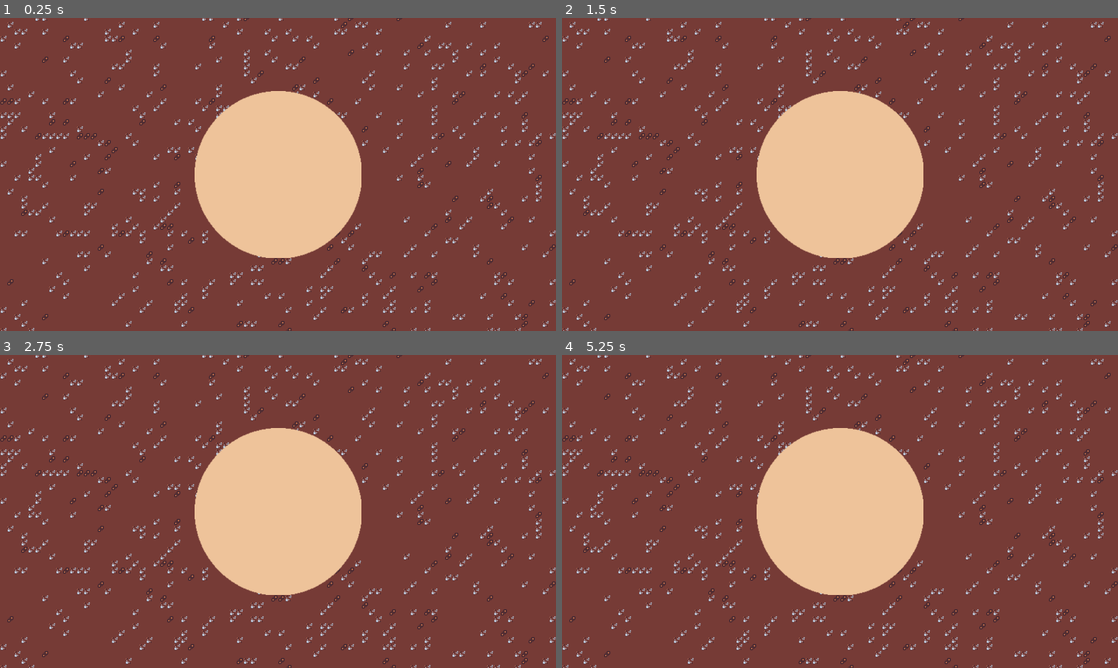
Above: before the commit, frames 1-4 (two rows, left to right).
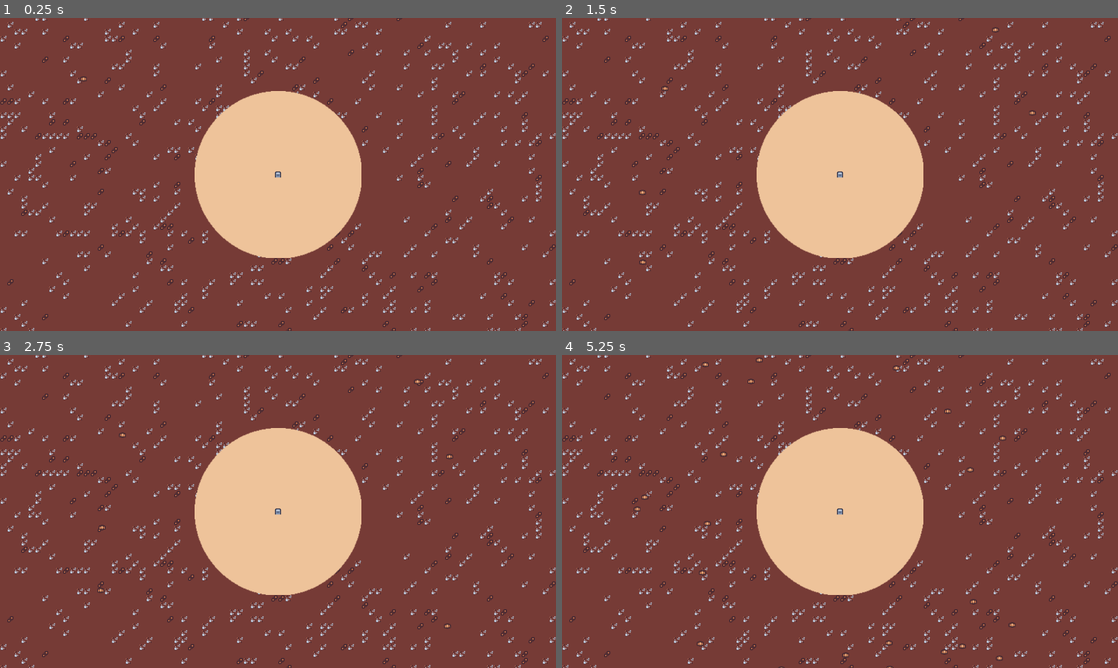
Above: after the commit, the same moments.

Repository: Mopjoyovans/BaseDefender
Game: Godot game, scene res://scenes/main/main.tscn
Same seed, same stepped clock (60 frames per second), same inputs: the game is played once before the commit and once after it.
Inputs:
- Up to frame 1 (0.25 s): no input
- Up to frame 2 (1.5 s): tap Enter at 1.25 s
- Up to frame 3 (2.75 s): no input
- Up to frame 4 (5.25 s): tap Space at 3.5 s

The runs differ from the first frame. In frame 1, less than 0.1% of the frame differs, in the area x 14-51%, y 18-52%; in frame 2, 0.1%; in frame 3, 0.1%; in frame 4, 0.4%, in the area x 12-82%, y 0-100%.

Commit message:
Adding enemies and spawners

Diff:
--- a/project.godot
+++ b/project.godot
@@ -15,9 +15,20 @@
 config/features=PackedStringArray("4.1", "Forward Plus")
 config/icon="res://icon.svg"
 
+[debug]
+
+gdscript/warnings/unused_parameter=0
+
 [display]
 
 window/size/viewport_width=640
 window/size/viewport_height=360
 window/size/window_width_override=1280
 window/size/window_height_override=720
+
+[layer_names]
+
+2d_physics/layer_1="Terrain"
+2d_physics/layer_2="Core"
+2d_physics/layer_3="Enemy"
+2d_physics/layer_4="Enemy_Layer"
--- /dev/null
+++ b/scenes/component/health_component.gd
@@ -0,0 +1,31 @@
+extends Node
+class_name HealthComponent
+
+signal died
+signal health_changed
+
+@export var max_health: float = 5
+var current_health: float
+
+
+func _ready():
+	current_health = max_health
+
+
+func damage(damage_amount: float):
+	current_health = max(current_health - damage_amount, 0)
+	health_changed.emit()
+	Callable(check_death).call_deferred()
+
+
+func get_health_percent():
+	if max_health <= 0:
+		return 0
+
+	return min(current_health / max_health, 1)
+
+
+func check_death():
+	if current_health == 0:
+		died.emit()
+		owner.queue_free()
--- /dev/null
+++ b/scenes/component/health_component.tscn
@@ -0,0 +1,6 @@
+[gd_scene load_steps=2 format=3 uid="uid://hkan1yq5sv8q"]
+
+[ext_resource type="Script" path="res://scenes/component/health_component.gd" id="1_3ih77"]
+
+[node name="HealthComponent" type="Node"]
+script = ExtResource("1_3ih77")
--- /dev/null
+++ b/scenes/enemy_spawner/enemy_spawner.gd
@@ -0,0 +1,24 @@
+extends Node
+
+const SPAWN_RADIUS = 500
+
+@export var enemy_scene: PackedScene
+
+
+func _ready():
+	$Timer.timeout.connect(on_timer_timeout)
+
+
+func on_timer_timeout():
+	var core = get_tree().get_first_node_in_group("core") as Core
+	if core == null:
+		return
+
+	var random_direction = Vector2.RIGHT.rotated(randf_range(0, TAU))
+	var spawn_position = core.global_position + (random_direction * SPAWN_RADIUS)
+
+	var enemy = enemy_scene.instantiate() as Enemy
+
+	var enemies_layer = get_tree().get_first_node_in_group("enemies_layer")
+	enemies_layer.add_child(enemy)
+	enemy.global_position = spawn_position
--- /dev/null
+++ b/scenes/enemy_spawner/enemy_spawner.tscn
@@ -0,0 +1,12 @@
+[gd_scene load_steps=3 format=3 uid="uid://bcrsyovnv75st"]
+
+[ext_resource type="Script" path="res://scenes/enemy_spawner/enemy_spawner.gd" id="1_bktpw"]
+[ext_resource type="PackedScene" uid="uid://42csq3bkncbr" path="res://scenes/game_object/enemy/enemy.tscn" id="2_vhxfm"]
+
+[node name="EnemySpawner" type="Node"]
+script = ExtResource("1_bktpw")
+enemy_scene = ExtResource("2_vhxfm")
+
+[node name="Timer" type="Timer" parent="."]
+wait_time = 0.2
+autostart = true
--- /dev/null
+++ b/scenes/game_object/core/core.gd
@@ -0,0 +1,39 @@
+extends CharacterBody2D
+class_name Core
+
+@onready var damage_interval_timer: Timer = $DamageIntervalTimer
+@onready var health_component: HealthComponent = $HealthComponent
+
+var number_colliding_bodies = 0
+
+
+func _ready():
+	$CollisionArea2D.body_entered.connect(on_body_entered)
+	$CollisionArea2D.body_exited.connect(on_body_exited)
+	damage_interval_timer.timeout.connect(on_damage_interval_timer_timeout)
+	health_component.health_changed.connect(on_health_changed)
+
+
+func check_deal_damage():
+	if number_colliding_bodies == 0 or not damage_interval_timer.is_stopped():
+		return
+
+	health_component.damage(1)
+	damage_interval_timer.start()
+
+
+func on_body_entered(other_body: Node2D):
+	number_colliding_bodies += 1
+	check_deal_damage()
+
+
+func on_body_exited(other_body: Node2D):
+	number_colliding_bodies -= 1
+
+
+func on_damage_interval_timer_timeout():
+	check_deal_damage()
+
+
+func on_health_changed():
+	pass
--- /dev/null
+++ b/scenes/game_object/core/core.tscn
@@ -0,0 +1,32 @@
+[gd_scene load_steps=6 format=3 uid="uid://ce6i5vqkr58mi"]
+
+[ext_resource type="Script" path="res://scenes/game_object/core/core.gd" id="1_x3tmx"]
+[ext_resource type="PackedScene" uid="uid://hkan1yq5sv8q" path="res://scenes/component/health_component.tscn" id="2_0mp67"]
+[ext_resource type="Texture2D" uid="uid://csgarxi1awejr" path="res://scenes/game_object/core/core.png" id="3_dnk8e"]
+
+[sub_resource type="CircleShape2D" id="CircleShape2D_k4f42"]
+
+[sub_resource type="CapsuleShape2D" id="CapsuleShape2D_mka1v"]
+radius = 8.0
+height = 16.0
+
+[node name="Core" type="CharacterBody2D" groups=["core"]]
+collision_layer = 0
+script = ExtResource("1_x3tmx")
+
+[node name="HealthComponent" parent="." instance=ExtResource("2_0mp67")]
+
+[node name="DamageIntervalTimer" type="Timer" parent="."]
+
+[node name="CollisionArea2D" type="Area2D" parent="."]
+collision_layer = 0
+collision_mask = 8
+
+[node name="CollisionShape2D" type="CollisionShape2D" parent="CollisionArea2D"]
+shape = SubResource("CircleShape2D_k4f42")
+
+[node name="CollisionShape2D" type="CollisionShape2D" parent="."]
+shape = SubResource("CapsuleShape2D_mka1v")
+
+[node name="Sprite2D" type="Sprite2D" parent="."]
+texture = ExtResource("3_dnk8e")
--- /dev/null
+++ b/scenes/game_object/enemy/enemy.gd
@@ -0,0 +1,19 @@
+extends CharacterBody2D
+class_name Enemy
+
+const MAX_SPEED = 40
+
+@onready var health_component: HealthComponent = $HealthComponent
+
+
+func _process(delta):
+	var direction = get_direction_to_core()
+	velocity = direction * MAX_SPEED
+	move_and_slide()
+
+
+func get_direction_to_core():
+	var core_node = get_tree().get_first_node_in_group("core") as Core
+	if core_node != null:
+		return (core_node.global_position - global_position).normalized()
+	return Vector2.ZERO
--- /dev/null
+++ b/scenes/game_object/enemy/enemy.tscn
@@ -0,0 +1,20 @@
+[gd_scene load_steps=5 format=3 uid="uid://42csq3bkncbr"]
+
+[ext_resource type="Script" path="res://scenes/game_object/enemy/enemy.gd" id="1_2cjns"]
+[ext_resource type="PackedScene" uid="uid://hkan1yq5sv8q" path="res://scenes/component/health_component.tscn" id="1_o0utv"]
+[ext_resource type="Texture2D" uid="uid://c62gpf8hef0d6" path="res://scenes/game_object/enemy/enemy.png" id="2_6d7kj"]
+
+[sub_resource type="CircleShape2D" id="CircleShape2D_hq444"]
+
+[node name="Enemy" type="CharacterBody2D"]
+collision_layer = 8
+collision_mask = 9
+script = ExtResource("1_2cjns")
+
+[node name="HealthComponent" parent="." instance=ExtResource("1_o0utv")]
+
+[node name="Sprite2D" type="Sprite2D" parent="."]
+texture = ExtResource("2_6d7kj")
+
+[node name="CollisionShape2D" type="CollisionShape2D" parent="."]
+shape = SubResource("CircleShape2D_hq444")
--- /dev/null
+++ b/scenes/main/main.gd
@@ -0,0 +1,9 @@
+extends Node
+
+
+func _ready():
+	%Core.health_component.died.connect(on_core_died)
+
+
+func on_core_died():
+	print("GAME OVER")
--- a/scenes/main/main.tscn
+++ b/scenes/main/main.tscn
@@ -1,7 +1,10 @@
-[gd_scene load_steps=5 format=3 uid="uid://b6noksvj0iw24"]
+[gd_scene load_steps=8 format=3 uid="uid://b6noksvj0iw24"]
 
+[ext_resource type="PackedScene" uid="uid://bcrsyovnv75st" path="res://scenes/enemy_spawner/enemy_spawner.tscn" id="1_ig26p"]
+[ext_resource type="Script" path="res://scenes/main/main.gd" id="1_nx77a"]
 [ext_resource type="Texture2D" uid="uid://dc7xkx518047y" path="res://assets/environment/tilemap_packed.png" id="2_gmlgv"]
 [ext_resource type="Texture2D" uid="uid://bis4hrumq4s48" path="res://assets/environment/Base.png" id="2_r76cq"]
+[ext_resource type="PackedScene" uid="uid://ce6i5vqkr58mi" path="res://scenes/game_object/core/core.tscn" id="3_ap3pn"]
 
 [sub_resource type="TileSetAtlasSource" id="TileSetAtlasSource_vqnnm"]
 texture = ExtResource("2_gmlgv")
@@ -18,6 +21,9 @@
 sources/0 = SubResource("TileSetAtlasSource_vqnnm")
 
 [node name="Main" type="Node"]
+script = ExtResource("1_nx77a")
+
+[node name="EnemySpawner" parent="." instance=ExtResource("1_ig26p")]
 
 [node name="TileMap" type="TileMap" parent="."]
 tile_set = SubResource("TileSet_hkfus")
@@ -31,3 +37,8 @@
 texture = ExtResource("2_r76cq")
 
 [node name="GameCamera" type="Camera2D" parent="."]
+
+[node name="Core" parent="." instance=ExtResource("3_ap3pn")]
+unique_name_in_owner = true
+
+[node name="Enemies" type="Node" parent="." groups=["enemies_layer"]]
Binary file added: scenes/game_object/core/core.png
Not shown, added: scenes/game_object/core/core.png.import
Binary file added: scenes/game_object/enemy/enemy.png
Not shown, added: scenes/game_object/enemy/enemy.png.import
